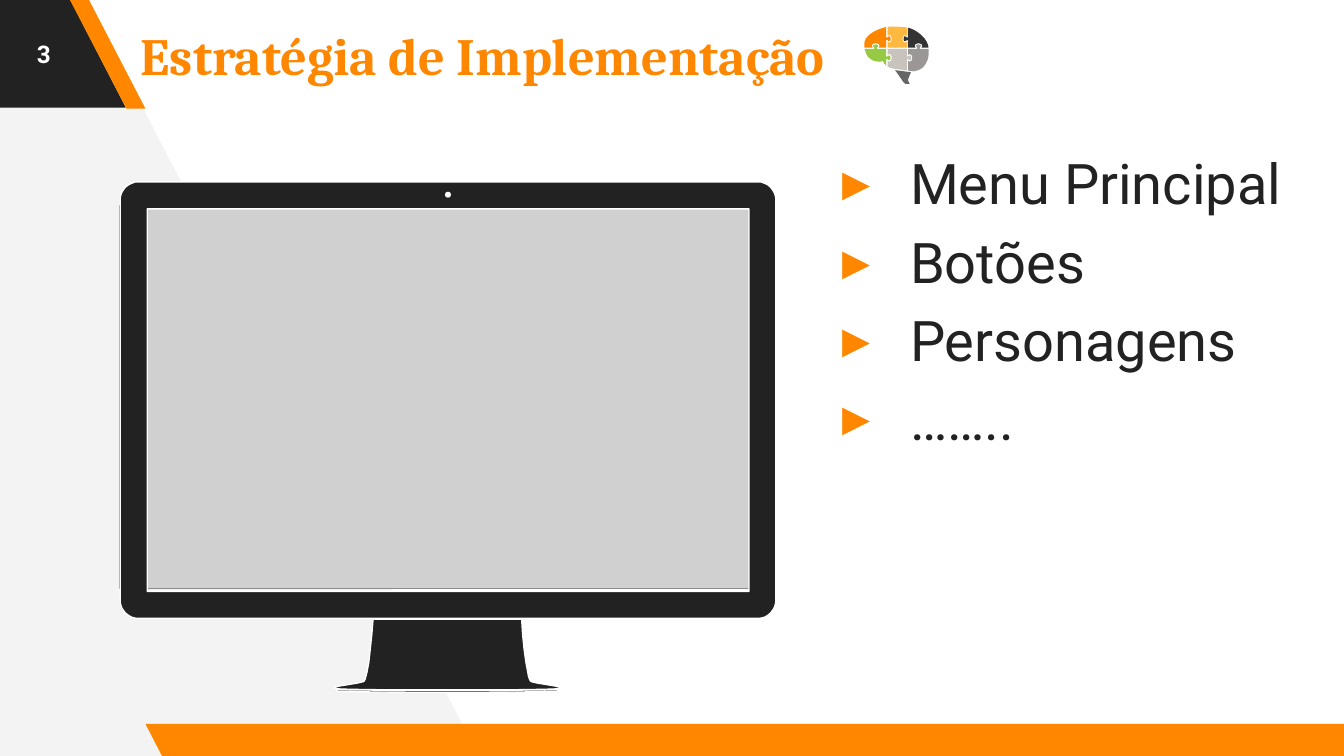
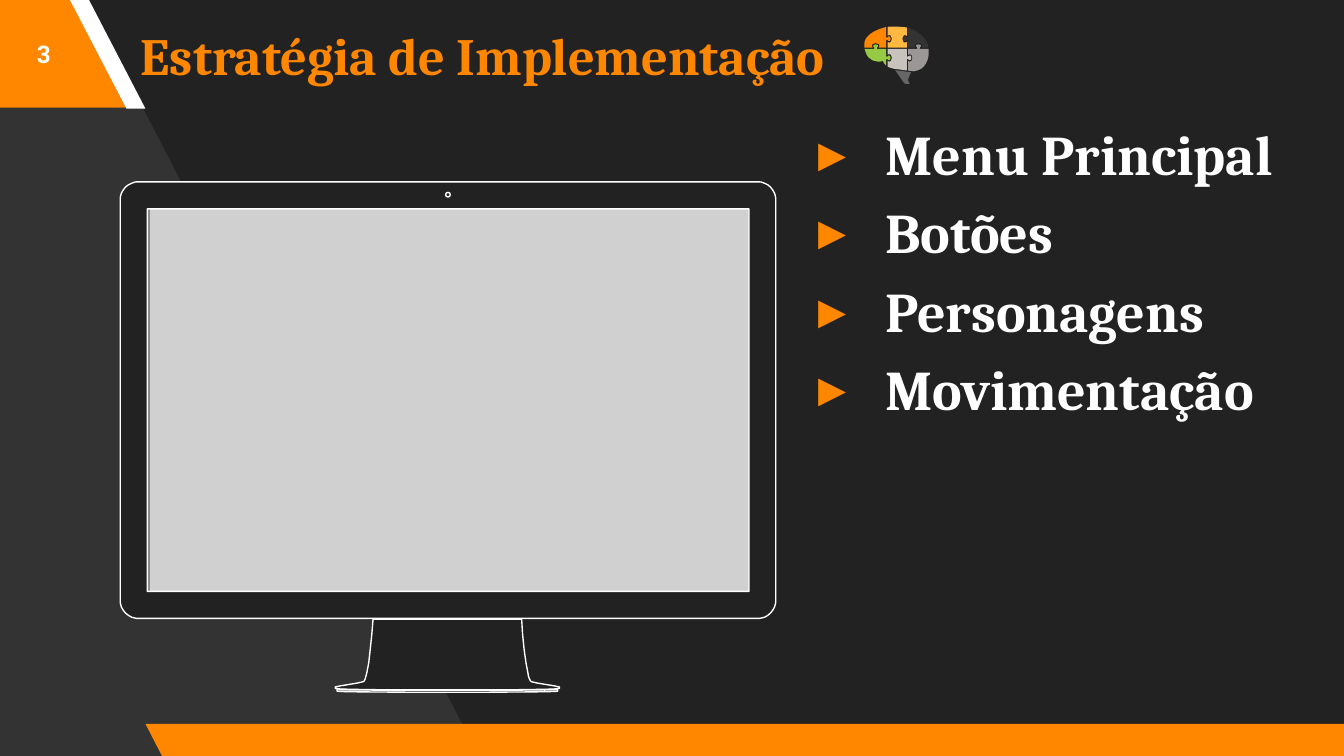
Before and after one commit to arturgrochau/love2d-ninja-game, a slide deck: slide 3 of Ninja_cut_pres.pptx. Drawn at 1344x756 pixels with LibreOffice and Linux fonts; fonts in the diff are those of the drawing; grey boxes stand for pictures. Boxes give left, top, right and bottom in pixels: in the first picture for what was removed or moved away, otherwise in the second. Text is boxed around its words. In the diff, an @@ line names an element or a change of style, - is before the commit and + after.

```diff
--- a/Ninja_cut_pres.pptx
+++ b/Ninja_cut_pres.pptx
@@ background #FFFFFF to #222222 @@
@@ freeform shape at [0, 0, 478, 756]: fill #F3F3F3 to #333333 @@
@@ parallelogram at [0, 0, 125, 108]: fill #222222 to #FF8700 @@
@@ parallelogram at [70, 0, 146, 109]: fill #FF8700 to #FFFFFF @@
@@ text "Menu Principal": place and size @@
-text "Menu Principal" at [910, 162, 1281, 373]
+text "Menu Principal" at [885, 136, 1272, 422]
@@ text at [885, 136, 1272, 344]: font Roboto to Cambria, text colour #222222 to #FFFFFF, bold on in "Menu Principal", "Botões", "Personagens" @@
@@ picture: place and size @@
-picture at [120, 206, 763, 589]
+picture at [149, 208, 750, 591]
@@ text at [885, 371, 1254, 422]: text changed; font Roboto to Cambria; text colour #222222 to #FFFFFF; bold on @@
-▸ ……..
+▸ Movimentação
```
Also in this commit, not shown: 1 other slide changed.
